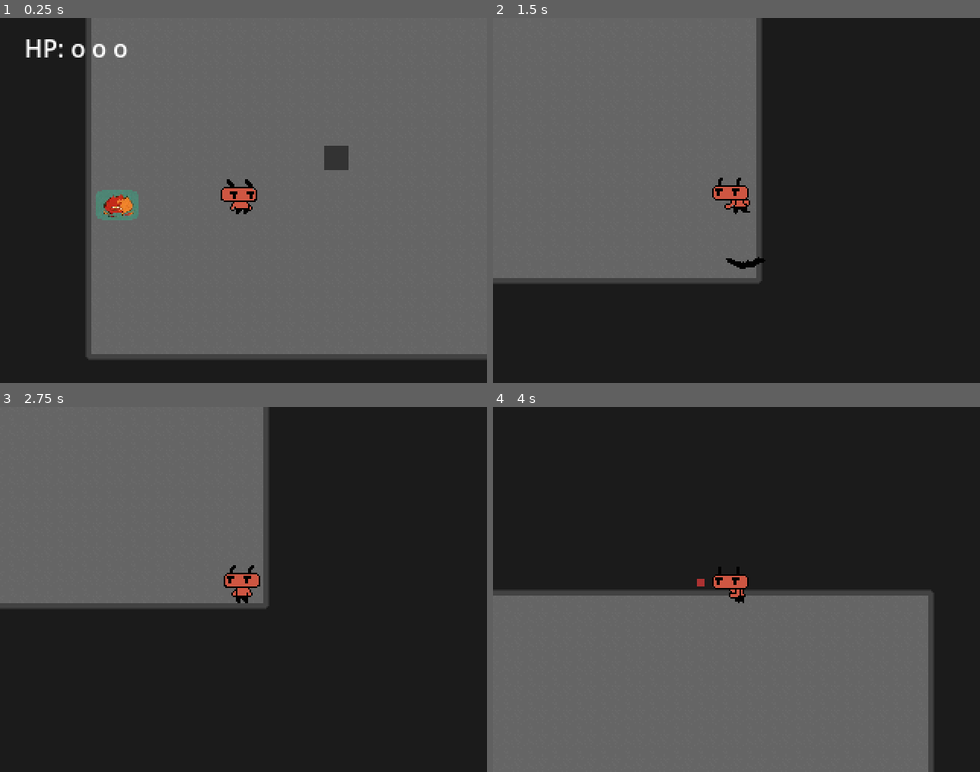
Above: before the commit, frames 1-4 (two rows, left to right).
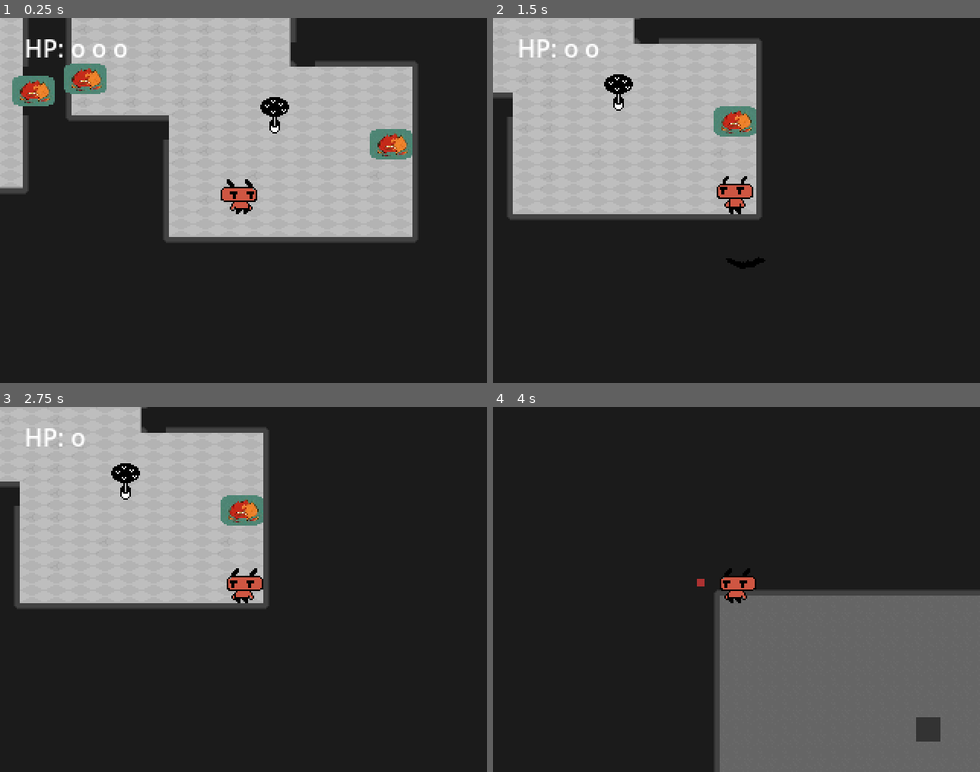
Above: after the commit, the same moments.

Repository: dead-rabbit-studio/hell-scout
Game: Godot game, scene res://main_game.tscn
The game is run twice, just before and just after one commit, with the same random seed, the same clock (stepped at 60 frames per second) and the same inputs.
Inputs:
- Up to frame 1 (0.25 s): no input
- Up to frame 2 (1.5 s): hold Right (move_right) 0.53-1.28 s; tap J (dash) at 0.6 s; hold Down (move_down) from 1.28 s (still down); tap Space (attack) at 1.35 s
- Up to frame 3 (2.75 s): tap J (dash) at 1.55, 2.1 s; release Down (move_down) at 2.03 s; hold Right (move_right) from 2.03 s (still down)
- Up to frame 4 (4 s): release Right (move_right) at 2.78 s; hold Up (move_up) 2.78-3.53 s; tap E (interact) at 2.85 s; tap J (dash) at 3.05, 3.6 s; hold Left (move_left) from 3.53 s (still down)

The runs differ from the first frame. In frame 1, 80% of the frame differs, in the area x 0-100%, y 0-94%; in frame 2, 39%; in frame 3, 29%; in frame 4, 29%.

Commit message:
refact: use process delta to handle dashcooldown instead of timer

Diff:
--- a/main_game.tscn
+++ b/main_game.tscn
@@ -266,7 +266,7 @@
 tile_set = SubResource("TileSet_qj47d")
 
 [node name="Player" parent="Level" instance=ExtResource("1_4phlm")]
-position = Vector2(657, 178)
+position = Vector2(270, 223)
 collision_mask = 3
 speed = 250.0
 
--- a/player/scouter/dash_controller.gd
+++ b/player/scouter/dash_controller.gd
@@ -6,26 +6,32 @@
 @export var dash_duration:float = 0.14
 
 @onready var dash_duration_timer: Timer = $DashDurationTimer
-@onready var dash_cooldown_timer: Timer = $DashCooldownTimer
 
 var is_dashing: bool = false
 var _is_on_dash_cooldown: bool = false
+var _cooldown_timer: float = 0.0
+
+func _process(delta: float) -> void:
+	_handle_cooldown_timer(delta)
 
 
-func dash():
+func dash() -> void:
 	if not _is_on_dash_cooldown:
 		dash_duration_timer.start(dash_duration)
+		_cooldown_timer = cooldown
 		is_dashing = true
 		_is_on_dash_cooldown = true
-		dash_cooldown_timer.start(cooldown)
 		print("player is dashing")
 	else:
 		print("player can´t dash, because its on cooldown")
 
 
+func _handle_cooldown_timer(delta: float) -> void:
+	if _cooldown_timer > 0:
+		_cooldown_timer -= delta
+	else:
+		_is_on_dash_cooldown = false
+
+
 func _on_dash_duration_timer_timeout() -> void:
 	is_dashing = false
-
-
-func _on_dash_cool_down_timeout() -> void:
-	_is_on_dash_cooldown = false
--- a/player/scouter/player.tscn
+++ b/player/scouter/player.tscn
@@ -365,6 +365,9 @@
 autostart = true
 
 [node name="DashController" parent="." instance=ExtResource("9_kq2vb")]
+dash_speed = 1200.0
+cooldown = 0.6
+dash_duration = 0.14
 
 [connection signal="depleted" from="Health" to="." method="_on_health_depleted"]
 [connection signal="interacted" from="Interactor" to="." method="_on_interactor_interacted"]
